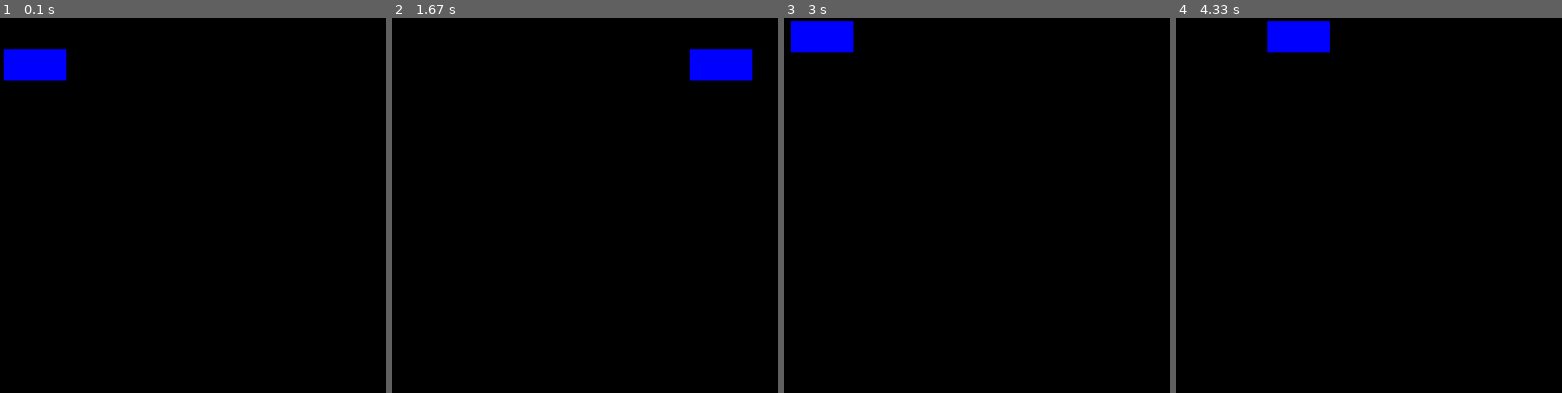
Above: before the commit, frames 1-4 (left to right).
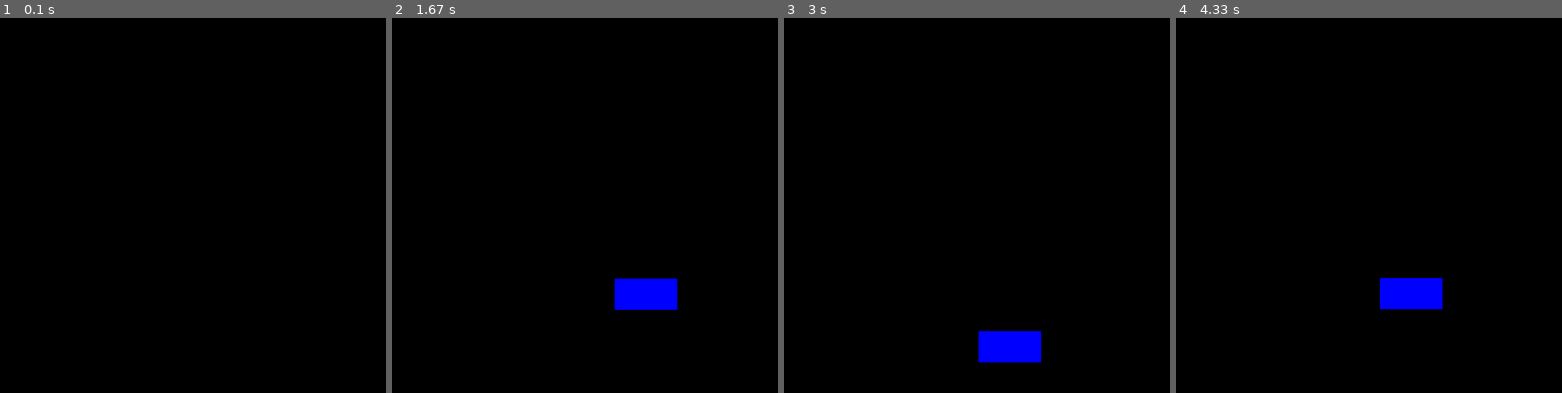
Above: after the commit, the same moments.

Repository: viktorbo/Pong
Game: pygame game, started from Hello_Pygame.py
Same seed, same stepped clock (60 frames per second), same inputs: the game is played once before the commit and once after it.
Inputs:
- Up to frame 1 (0.1 s): no input
- Up to frame 2 (1.67 s): tap Space at 0.33, 0.73, 1.23 s; hold Right 0.67-1.13 s; hold Right 1.17-1.63 s
- Up to frame 3 (3 s): hold Left 1.67-2.2 s; tap Space at 1.73, 2.03, 2.3, 2.73 s; hold Left 2.23-2.63 s; hold Up from 2.67 s (still down)
- Up to frame 4 (4.33 s): release Up at 3.03 s; hold Right 3.07-3.7 s; tap Space at 3.13, 3.43, 3.8, 4.3 s; hold Left 3.73-4.2 s; hold Right from 4.23 s (still down)

The runs differ from the first frame. In frame 1, 1.4% of the frame differs, in the area x 0-18%, y 8-17%; in frame 2, 2.7%, in the area x 57-94%, y 8-78%; in frame 3, 2.7%; in frame 4, 2.7%.

Commit message:
Added JUMP, fixed borders and controls

Diff:
--- a/Hello_Pygame.py
+++ b/Hello_Pygame.py
@@ -7,18 +7,23 @@
 window = pygame.display.set_mode((800, 600))
 pygame.display.set_caption('HELLO PyGAME!')
 
-x = 50
-y = 50
 
 w = 100
 h = 50
 
+x = (800 - w)//2
+y = 600 - h - 5
+
+
 speed = 5
 
-run = True
+game_run = True
 
-while run:
-    pygame.time.delay(10)
+jump = False
+jumpCount = 10
+
+while game_run:
+    pygame.time.delay(100)
 
     for event in pygame.event.get():
         ic(event)
@@ -31,10 +36,23 @@
         x -= speed
     if keys[pygame.K_RIGHT] and (x < 800 - w -5):
         x += speed
-    if keys[pygame.K_UP] and y > 5:
-        y -= speed
-    if keys[pygame.K_DOWN] and (y < 600 - h - 5):
-        y += speed
+    if not jump:
+        if keys[pygame.K_UP] and y > 5:
+            y -= speed
+        if keys[pygame.K_DOWN] and (y < 600 - h - 5):
+            y += speed
+        if keys[pygame.K_SPACE]:
+            jump = True
+    else:
+        if jumpCount >= -10:
+            if jumpCount < 0:
+                y += (jumpCount ** 2) / 3
+            else:
+                y -= (jumpCount ** 2) / 3
+            jumpCount -= 1
+        else:
+            jump = False
+            jumpCount = 10
 
     window.fill(BLACK)
     pygame.draw.rect(window, BLUE, (x, y, w, h))
